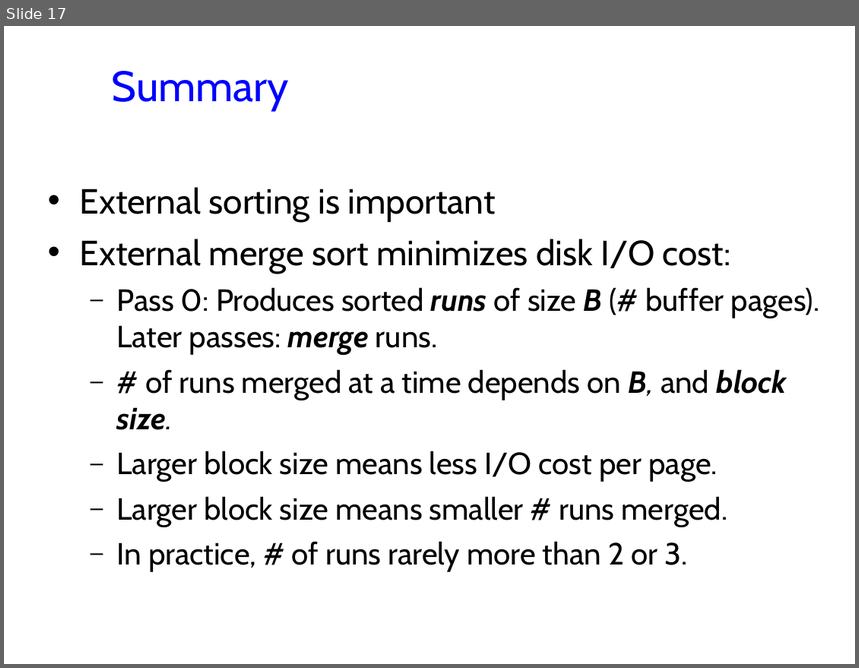
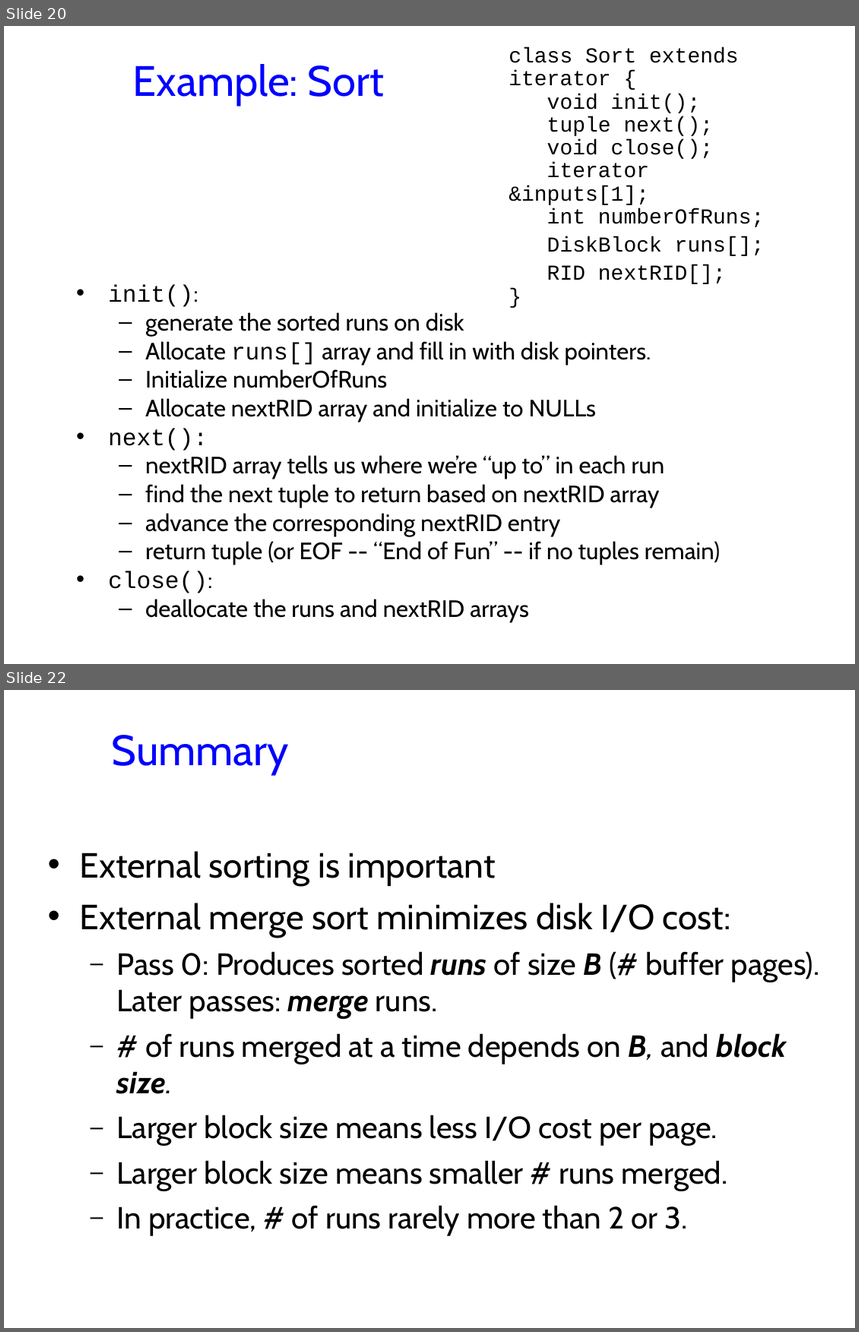
Before and after one commit to jhellerstein/cs186-09, a slide deck: lecs/07-Sorting.ppt. Shown one above the other, each under a label of ours: slide 17 before the commit, slides 20 and 22 after it; the slides between them are not shown. The pictures are 859x668 and 859x1332 pixels, drawn with LibreOffice and Linux fonts; fonts in the diff are those of the drawing; background and template pictures are left out. Boxes give left, top, right and bottom in pixels: in the first picture for what was removed or moved away, otherwise in the second. Text is boxed around its words. In the diff, an @@ line names an element or a change of style, - is before the commit and + after.

Commit message:
cleanup, add iterators

```diff
--- a/lecs/07-Sorting.ppt
+++ b/lecs/07-Sorting.ppt
@@ slide 20 added at bbox=[4, 26, 855, 664], background #FFFFFF @@
@@ text added at bbox=[509, 47, 765, 284], 18 pt, text #000000 @@
+class Sort extends iterator {
+void init();
+tuple next();
+void close();
+iterator &inputs[1];
+int numberOfRuns;
+DiskBlock runs[];
+RID nextRID[];
+}
@@ title added at bbox=[133, 64, 384, 105], 36 pt, text #0000FF @@
+Example: Sort
@@ text added at bbox=[108, 285, 720, 623], 20 pt, text #000000 @@
+• init():
+  – generate the sorted runs on disk
+  – Allocate runs[] array and fill in with disk pointers.
+  – Initialize numberOfRuns
+  – Allocate nextRID array and initialize to NULLs
+• next():
+  – nextRID array tells us where we’re “up to” in each run
+  – find the next tuple to return based on nextRID array
+  – advance the corresponding nextRID entry
+  – return tuple (or EOF -- “End of Fun” -- if no tuples remain)
+• close():
+  – deallocate the runs and nextRID arrays
@@ what was slide 17 is now slide 22 @@
```
Also in this commit, not shown: 11 slides changed, 4 other slides added.
